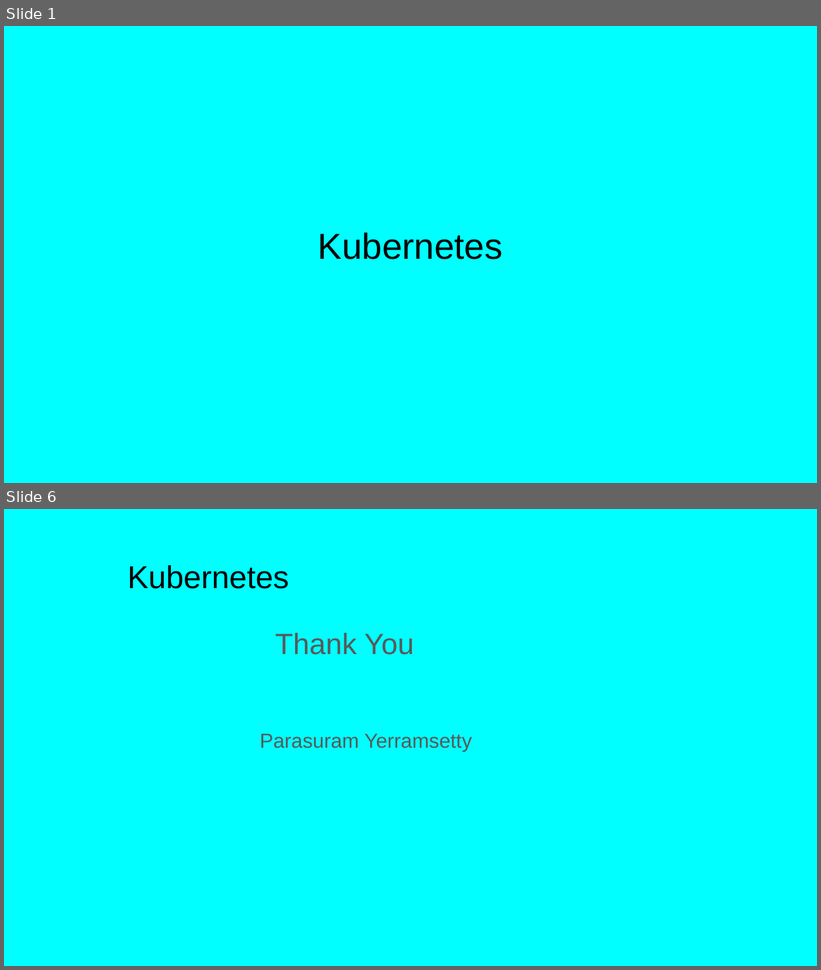
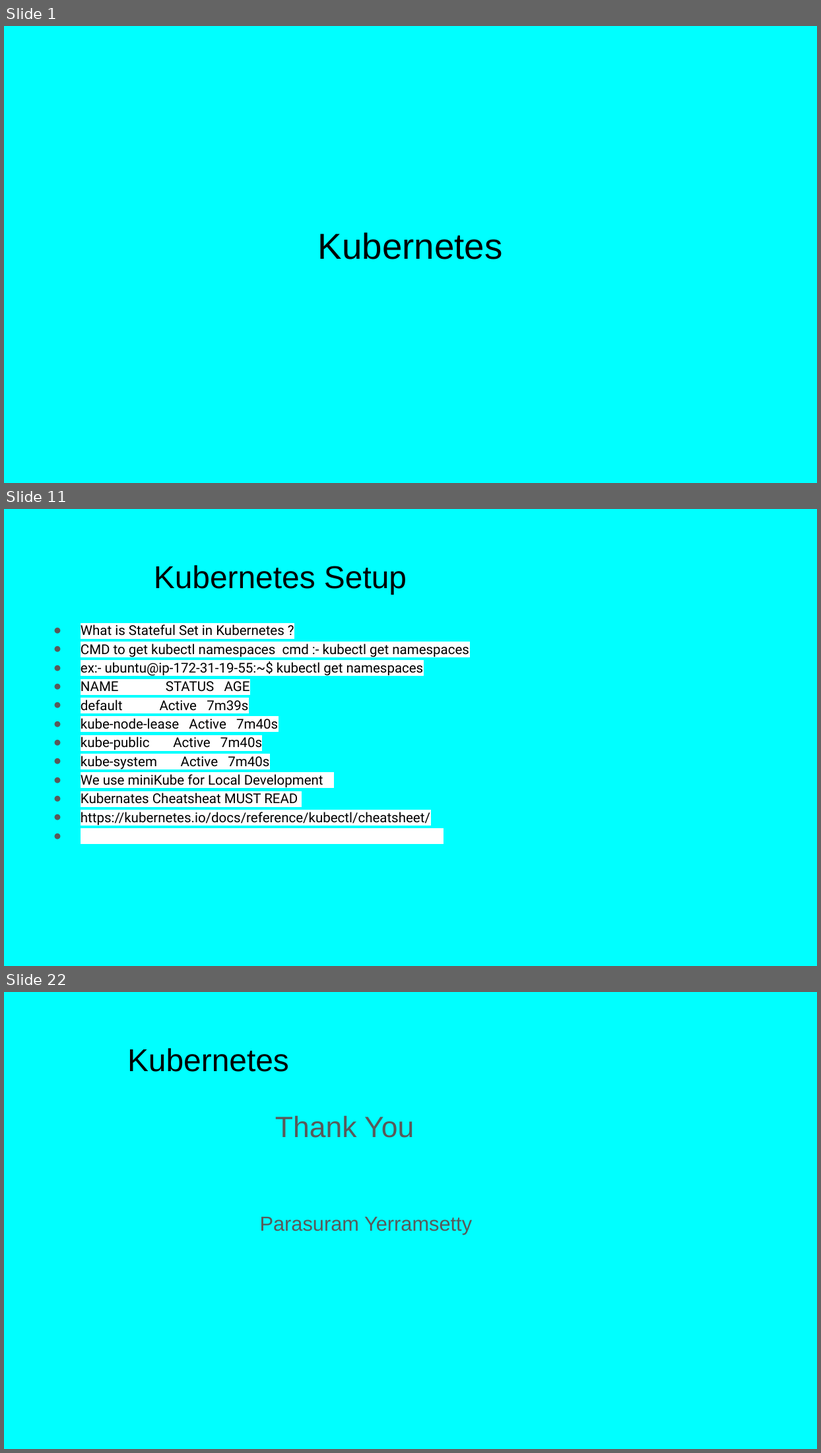
Before and after one commit to Balaji504/DevOpsProject, a slide deck: docs/Kubernetes.pptx. Shown one above the other, each under a label of ours: slides 1 and 6 before the commit, slides 1, 11 and 22 after it; the slides between them are not shown. The pictures are 821x970 and 821x1453 pixels, drawn with LibreOffice and Linux fonts; fonts in the diff are those of the drawing. Boxes give left, top, right and bottom in pixels: in the first picture for what was removed or moved away, otherwise in the second. Text is boxed around its words. In the diff, an @@ line names an element or a change of style, - is before the commit and + after.

Commit message:
Deploy springboot using kubernetes
Deploy springboot using kubernetes

```diff
--- a/docs/Kubernetes.pptx
+++ b/docs/Kubernetes.pptx
@@ slide 11 added at <box>4,509,817,966</box>, background #00FFFF @@
@@ title added at <box>154,565,407,594</box>, 28 pt, text #000000 @@
+Kubernetes Setup
@@ text added at <box>81,623,469,826</box>, 12 pt, text #000000 @@
+● What is Stateful Set in Kubernetes ?
+● CMD to get kubectl namespaces cmd :- kubectl get namespaces
+● ex:- ubuntu@ip-172-31-19-55:~$ kubectl get namespaces
+● NAME STATUS AGE
+● default Active 7m39s
+● kube-node-lease Active 7m40s
+● kube-public Active 7m40s
+● kube-system Active 7m40s
+● We use miniKube for Local Development
+● Kubernates Cheatsheat MUST READ
+● https://kubernetes.io/docs/reference/kubectl/cheatsheet/
@@ what was slide 6 is now slide 22 @@
```
Also in this commit, not shown: 4 slides changed, 15 other slides added, 2 other files.
